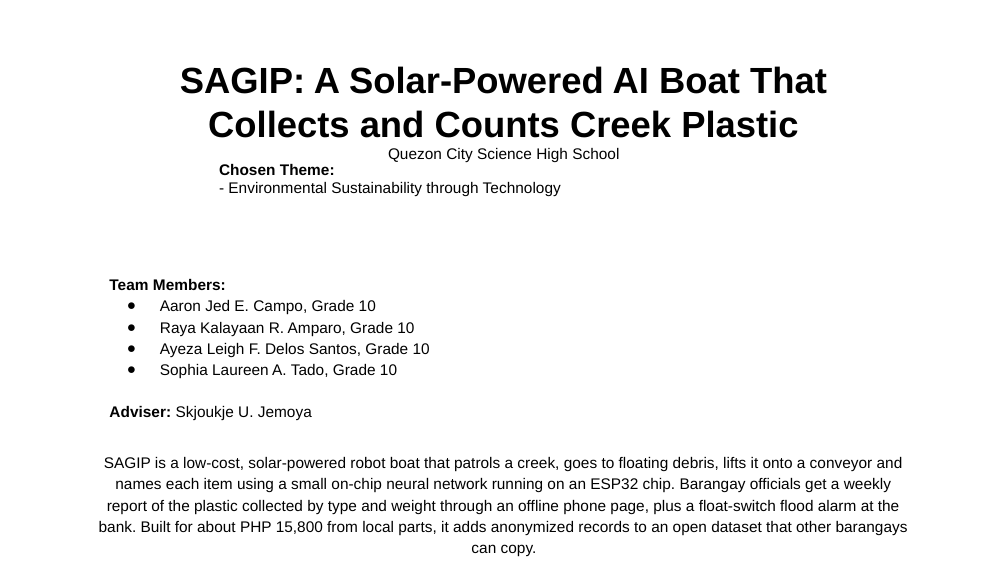
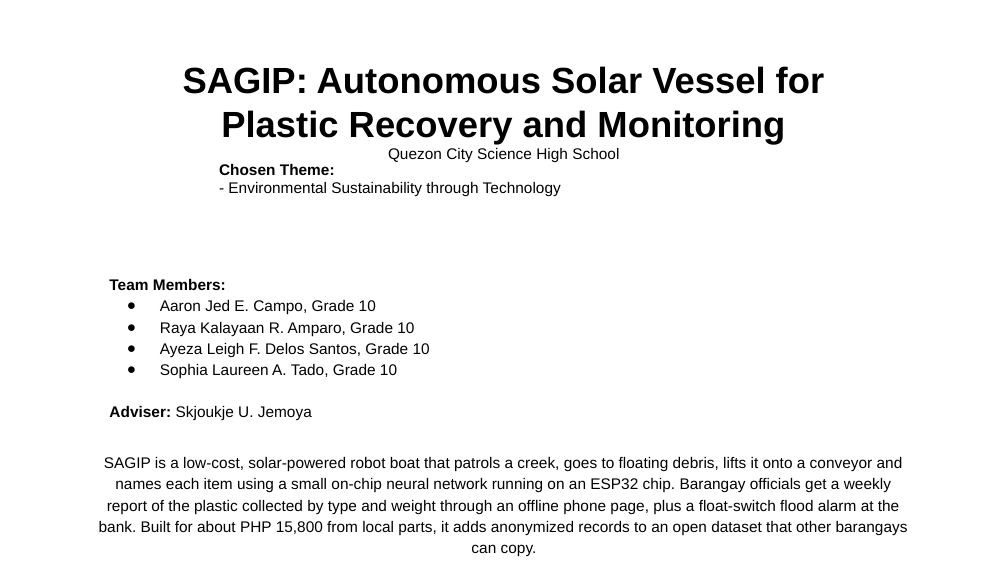
Before and after one commit to tmommu/research, a slide deck: slide 1 of sft_entry/SAGIP_SFT2026_Entry_PPT.pptx. Drawn at 1008x567 pixels with LibreOffice and Linux fonts; fonts in the diff are those of the drawing; background and template pictures are left out. Boxes give left, top, right and bottom in pixels: in the first picture for what was removed or moved away, otherwise in the second. Text is boxed around its words. In the diff, an @@ line names an element or a change of style, - is before the commit and + after.

```diff
--- a/sft_entry/SAGIP_SFT2026_Entry_PPT.pptx
+++ b/sft_entry/SAGIP_SFT2026_Entry_PPT.pptx
@@ title at (183, 66, 825, 144): text changed @@
-SAGIP: A Solar-Powered AI Boat That Collects and Counts Creek Plastic
+SAGIP: Autonomous Solar Vessel for Plastic Recovery and Monitoring
```
Also in this commit, not shown: 3 other files.
